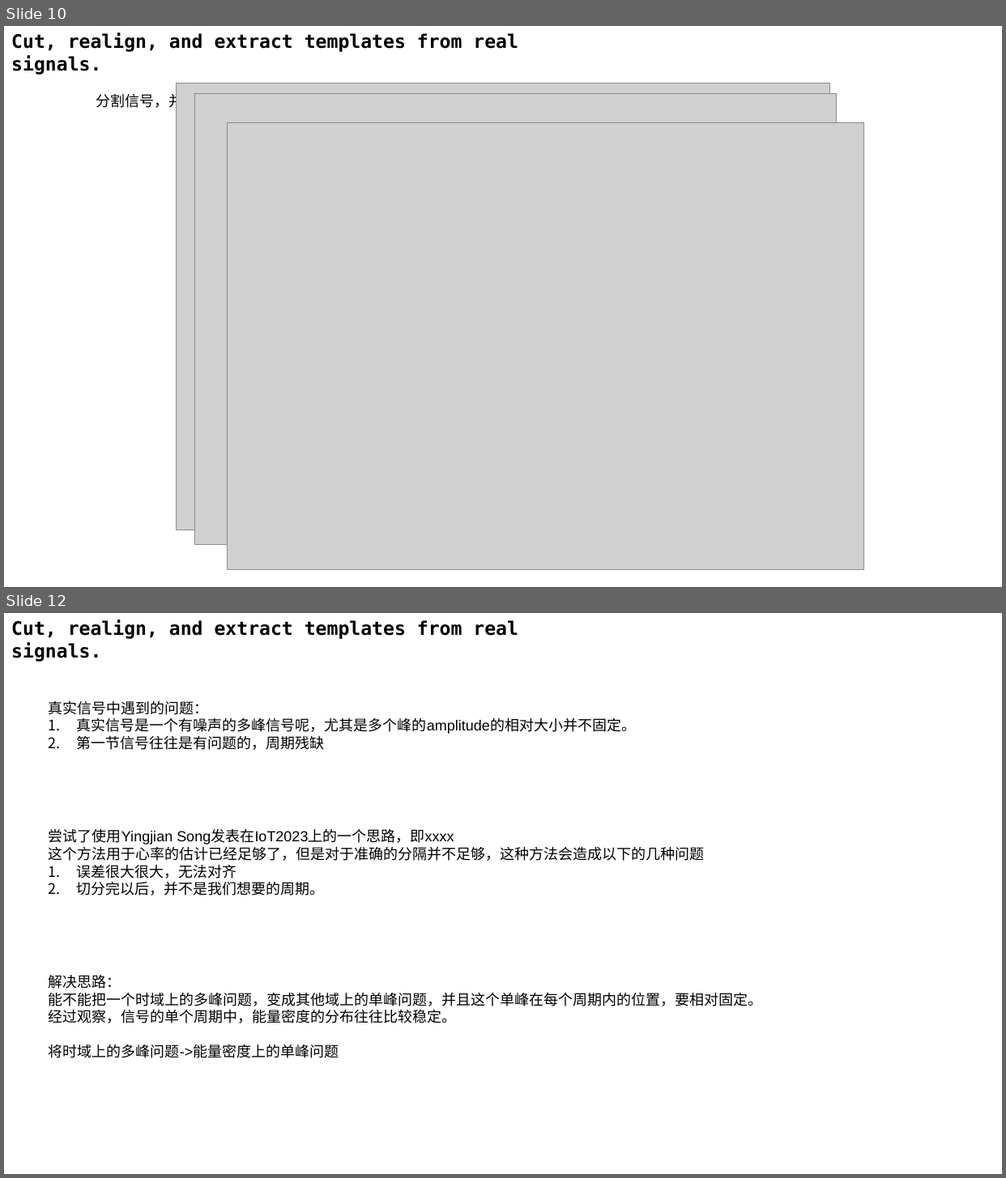
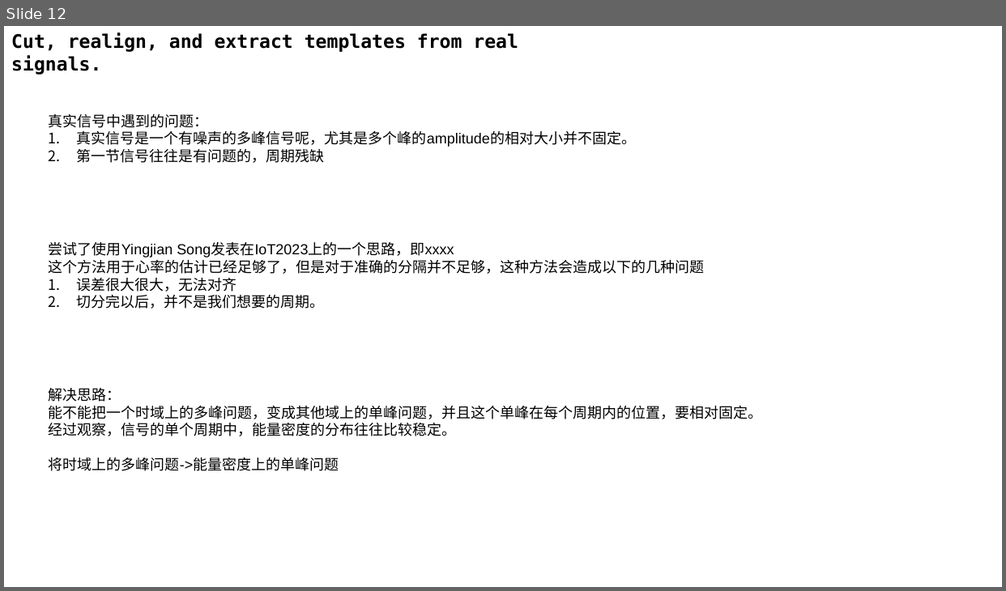
Before and after one commit to A-Big-Tortoise/Presentation, a slide deck: Presentation_1212_JiayuChen.pptx. Shown one above the other, each under a label of ours: slides 10 and 12 before the commit, slide 12 after it; the slides between them are not shown. The pictures are 1006x1178 and 1006x591 pixels, drawn with LibreOffice and Linux fonts; fonts in the diff are those of the drawing; grey boxes stand for pictures. Boxes give left, top, right and bottom in pixels: in the first picture for what was removed or moved away, otherwise in the second. Text is boxed around its words. In the diff, an @@ line names an element or a change of style, - is before the commit and + after.

```diff
--- a/Presentation_1212_JiayuChen.pptx
+++ b/Presentation_1212_JiayuChen.pptx
@@ slide 10 removed at [4, 26, 1002, 587], background #FFFFFF @@
@@ text removed at [11, 32, 518, 75] @@
-Cut, realign, and extract templates from real signals.
@@ text removed at [96, 91, 518, 110] @@
-分割信号，并提取模板的思路已经在biosignal的处理上出现过了。
@@ picture removed at [177, 84, 829, 531] @@
@@ picture removed at [194, 93, 836, 544] @@
@@ picture removed at [227, 123, 863, 570] @@
```
Also in this commit, not shown: 3 slides changed, 2 slides added, 1 other slide removed.
